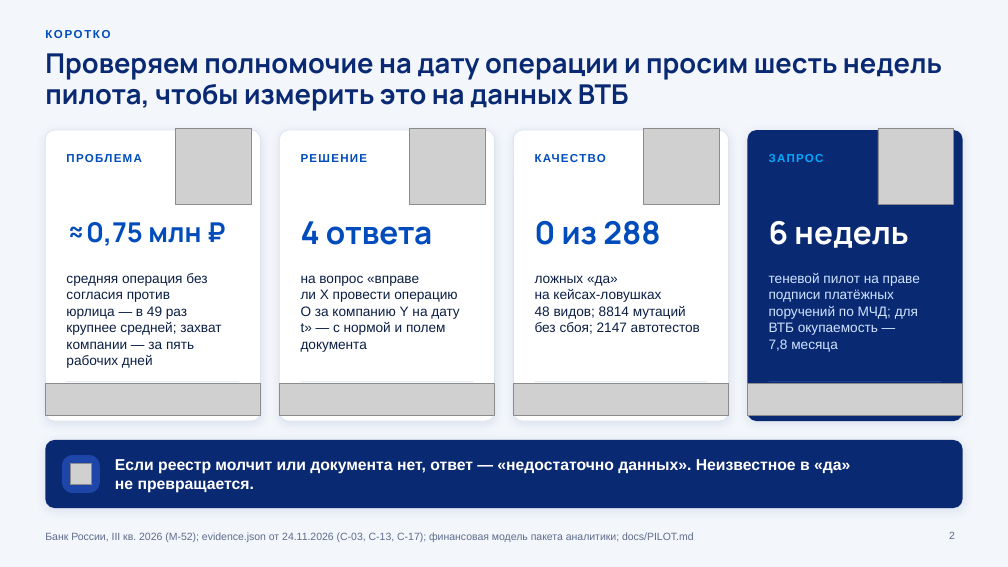
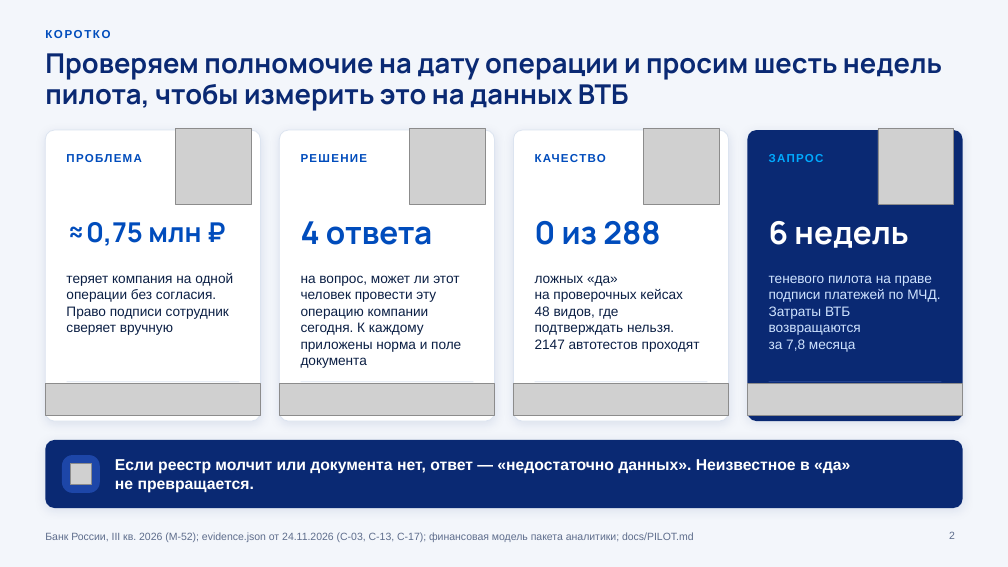
Before and after one commit to KonkovDV/Mandat, a slide deck: slide 2 of submission/slides/Mandat_VTB.pptx. Drawn at 1008x567 pixels with LibreOffice and Linux fonts; fonts in the diff are those of the drawing; grey boxes stand for pictures; background and template pictures are left out. Boxes give left, top, right and bottom in pixels: in the first picture for what was removed or moved away, otherwise in the second. Text is boxed around its words. In the diff, an @@ line names an element or a change of style, - is before the commit and + after.

```diff
--- a/submission/slides/Mandat_VTB.pptx
+++ b/submission/slides/Mandat_VTB.pptx
@@ text at box(66, 273, 233, 335): text changed @@
-средняя операция без согласия против юрлица — в 49 раз крупнее средней; захват компании — за пять рабочих дней
+теряет компания на одной операции без согласия. Право подписи сотрудник сверяет вручную
@@ text at box(301, 275, 461, 368): text changed @@
-на вопрос «вправе ли X провести операцию O за компанию Y на дату t» — с нормой и полем документа
+на вопрос, может ли этот человек провести эту операцию компании сегодня. К каждому приложены норма и поле документа
@@ text at box(535, 275, 700, 352): text changed @@
-ложных «да» на кейсах‑ловушках 48 видов; 8814 мутаций без сбоя; 2147 автотестов
+ложных «да» на проверочных кейсах 48 видов, где подтверждать нельзя. 2147 автотестов проходят
@@ text at box(769, 275, 940, 352): text changed @@
-теневой пилот на праве подписи платёжных поручений по МЧД; для ВТБ окупаемость — 7,8 месяца
+теневого пилота на праве подписи платежей по МЧД. Затраты ВТБ возвращаются за 7,8 месяца
```
Also in this commit, not shown: 6 other slides changed, 18 other files.
